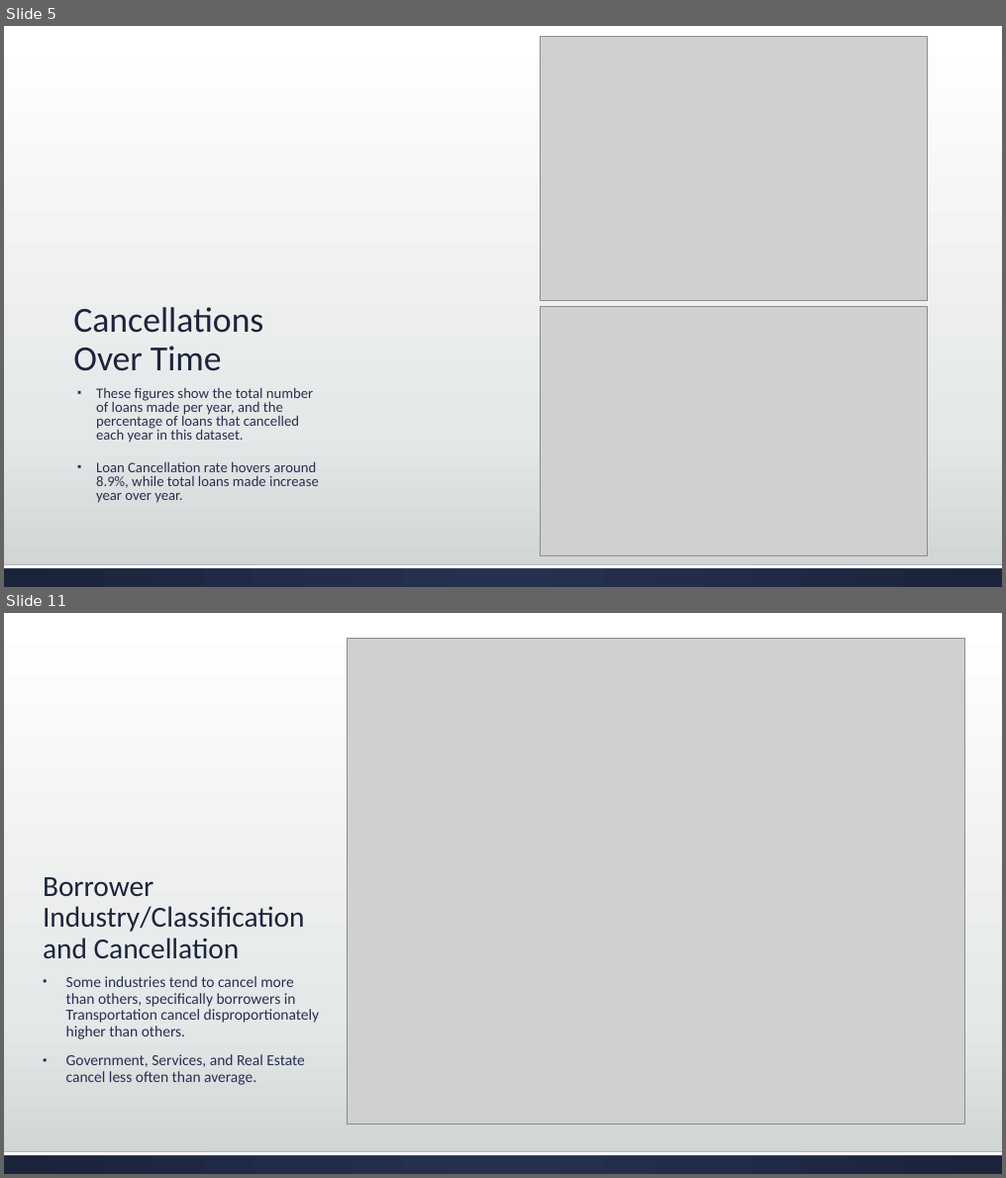
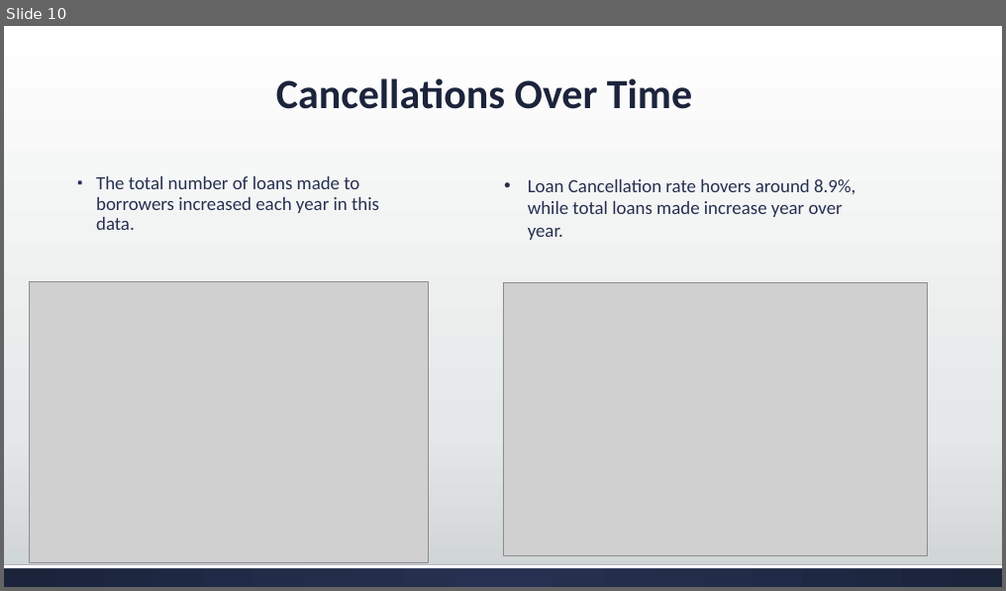
Before and after one commit to ericvan1325/IPFS-Analytics-Competiton, a slide deck: IPFS Analytics.pptx. Shown one above the other, each under a label of ours: slides 5 and 11 before the commit, slide 10 after it; the slides between them are not shown. The pictures are 1006x1178 and 1006x591 pixels, drawn with LibreOffice and Linux fonts; fonts in the diff are those of the drawing; grey boxes stand for pictures. Boxes give left, top, right and bottom in pixels: in the first picture for what was removed or moved away, otherwise in the second. Text is boxed around its words. In the diff, an @@ line names an element or a change of style, - is before the commit and + after.

```diff
--- a/IPFS Analytics.pptx
+++ b/IPFS Analytics.pptx
@@ slide 11 removed at box(4, 613, 1002, 1174), background gradient #FFFFFF to #E5E8E8 to #CDD2D2; not listed: 2 template elements that a slide beside it also shows @@
@@ picture removed at box(347, 638, 964, 1124) @@
@@ title removed at box(43, 877, 305, 959) @@
-Borrower Industry/Classification and Cancellation
@@ text removed at box(66, 976, 319, 1085) @@
-• Some industries tend to cancel more than others, specifically borrowers in Transportation cancel disproportionately higher than others.
-• Government, Services, and Real Estate cancel less often than average.
@@ what was slide 5 is now slide 10 @@
@@ slide 10 changed as well @@
@@ title "Cancellations Over Time": place and size @@
-title "Cancellations Over Time" at box(73, 307, 263, 372)
+title "Cancellations Over Time" at box(276, 78, 692, 109)
@@ title "Cancellations Over Time" at box(276, 78, 692, 109): size 34 to 40 pt, bold on; alignment left to centre @@
@@ text at box(96, 176, 379, 230): text changed; size 14 to 18 pt @@
-▪ These figures show the total number of loans made per year, and the percentage of loans that cancelled each year in this dataset.
-▪ Loan Cancellation rate hovers around 8.9%, while total loans made increase year over year.
+▪ The total number of loans made to borrowers increased each year in this data.
@@ text added at box(528, 179, 855, 240), 18 pt, text #263050 @@
+• Loan Cancellation rate hovers around 8.9%, while total loans made increase year over year.
@@ picture: place and size @@
-picture at box(541, 37, 928, 300)
+picture at box(29, 282, 428, 564)
@@ picture: place and size @@
-picture at box(541, 307, 928, 556)
+picture at box(503, 282, 928, 557)
```
Also in this commit, not shown: 10 other slides changed, 23 slides added, 5 other slides removed.
